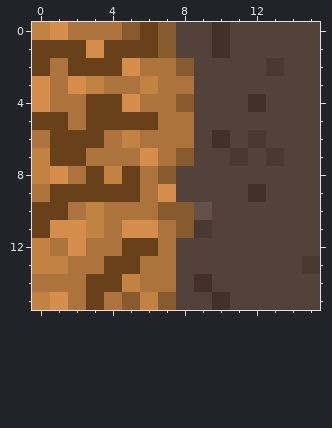
One commit to this pixel-art sprite: defaultresources/global/images/tiles/Berg(L).png. Above is the file before it was changed.
The file is 16x16 pixels.
After:
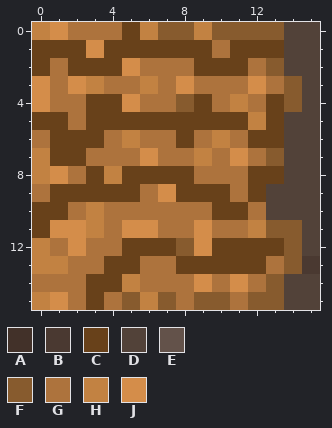
Palette (. is transparent): A #423129  B #4a3931  C #68411a  D #524239  E #63524a  F #875b2e  G #ad733d  H #c28242  J #d48d4a
Log entry: der berg gott
The exact change:
{"y":0,"x":5,"old":"FC","new":"CH"}
{"y":0,"x":8,"old":"DDADDD","new":"FHFFFF"}
{"y":1,"x":7,"old":"FDDADDD","new":"CCCGCCC"}
{"y":2,"x":8,"old":"FDDDDB","new":"GCCCGF"}
{"y":3,"x":8,"old":"GDDDDDD","new":"JGGGJGF"}
{"y":4,"x":9,"old":"DDDADD","new":"CGHGCF"}
{"y":5,"x":7,"old":"GGDDDDD","new":"CCCCCHC"}
{"y":6,"x":8,"old":"GDADBD","new":"CGHGCC"}
{"y":7,"x":8,"old":"FDDBDB","new":"GHGJGF"}
{"y":8,"x":6,"old":"GFDDDDDD","new":"CCCGGGCC"}
{"y":9,"x":8,"old":"DDDDA","new":"CCCGC"}
{"y":10,"x":7,"old":"FFEDDD","new":"GGGCCG"}
{"y":11,"x":8,"old":"FBDDDDD","new":"GJGGHFF"}
{"y":12,"x":7,"old":"GDDDDDDD","new":"CFJCCCCF"}
{"y":13,"x":8,"old":"DDDDDDD","new":"CCCCCGF"}
{"y":14,"x":8,"old":"DADDDD","new":"GJGJGF"}
{"y":15,"x":8,"old":"DDADDD","new":"GFFGFF"}
{"label":"changed","picture_box":[122,22,302,310]}
